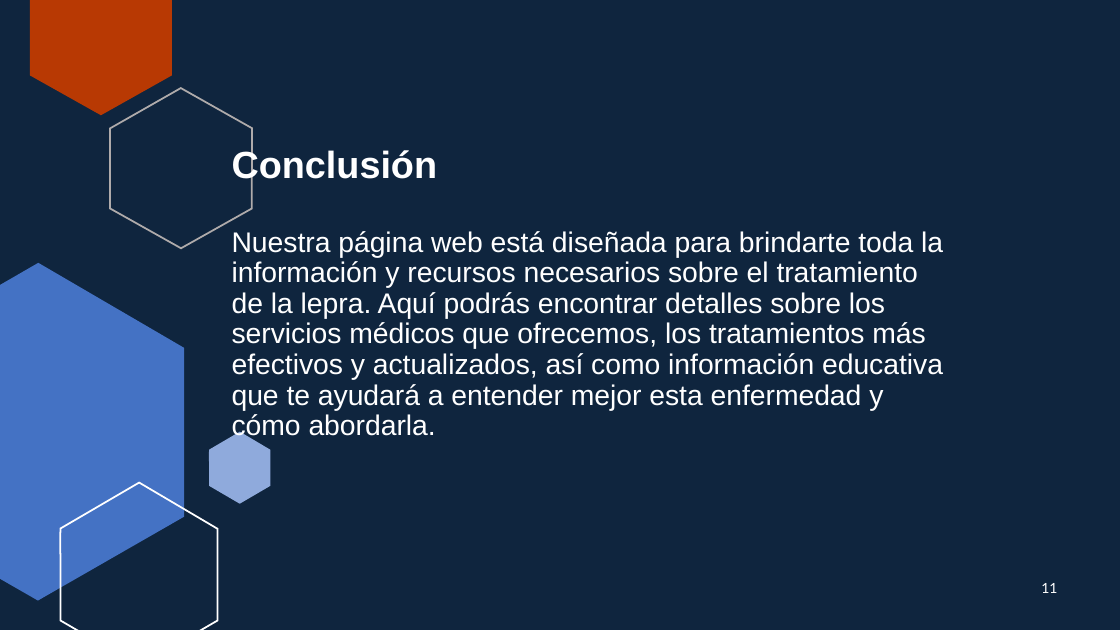
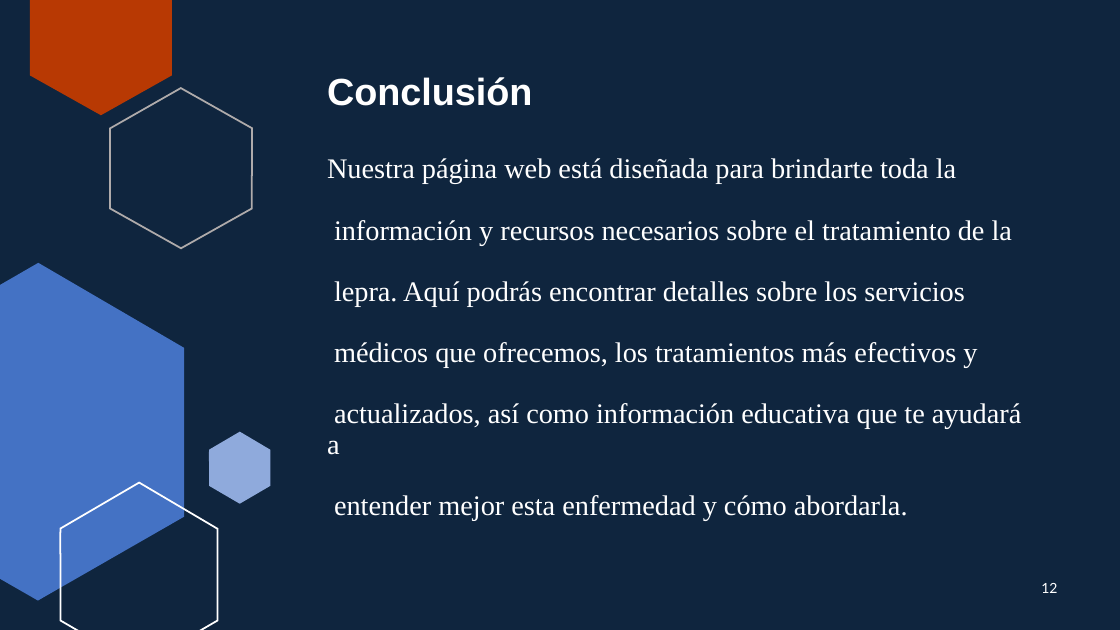
Before and after one commit to teresalaura0202/Juanmaria_Nolasco, a slide deck: slide 12 of documento/Presentación1.pptx (slide 11 before the commit). Drawn at 1120x630 pixels with LibreOffice and Linux fonts; fonts in the diff are those of the drawing. Boxes give left, top, right and bottom in pixels: in the first picture for what was removed or moved away, otherwise in the second. Text is boxed around its words. In the diff, an @@ line names an element or a change of style, - is before the commit and + after.

```diff
--- a/documento/Presentación1.pptx
+++ b/documento/Presentación1.pptx
@@ title "Conclusión Nuestra página web está ...": place and size @@
-title "Conclusión Nuestra página web está ..." at (232, 231, 943, 441)
+title "Conclusión Nuestra página web está ..." at (327, 77, 1021, 520)
@@ title "Conclusión Nuestra página web está ..." at (327, 77, 1021, 520): font Arial to Times New Roman @@
@@ page number at (1041, 583, 1057, 593): text changed @@
-11
+12
```
Also in this commit, not shown: 3 other slides changed, 1 slide added, 25 other files.
